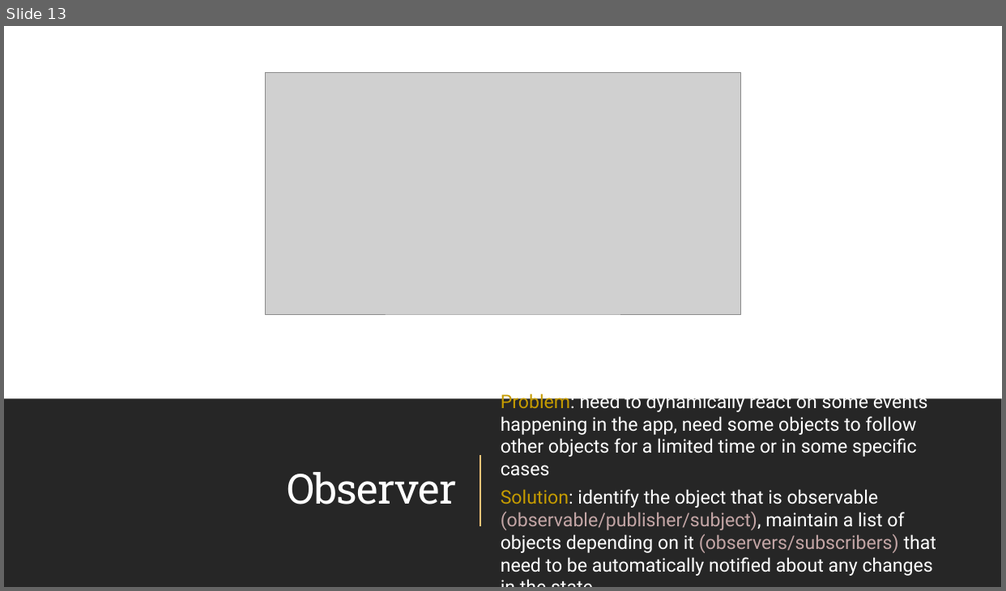
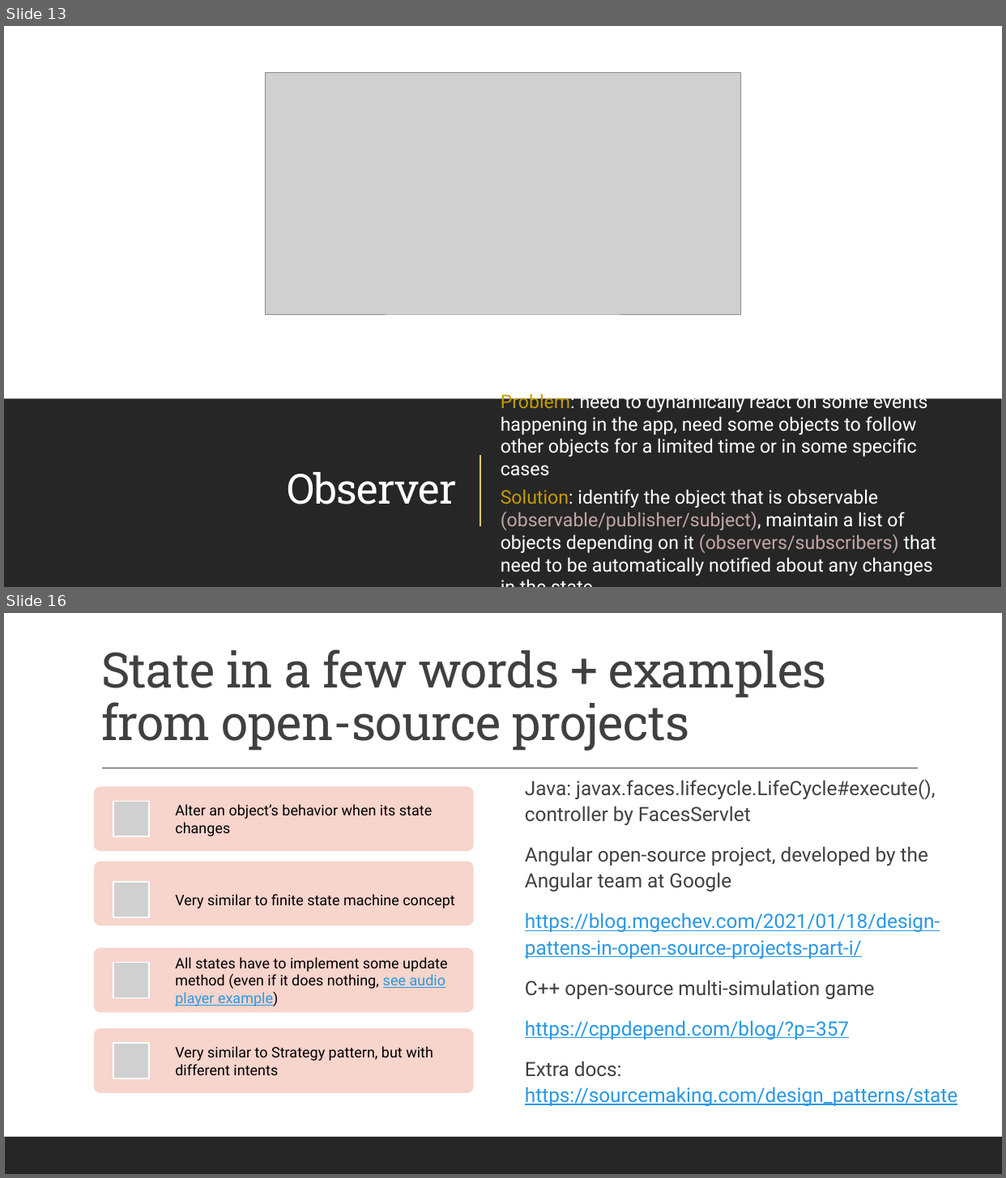
Before and after one commit to amturian/design-patterns, a slide deck: PPT Presentations/DesignPatterns-BehavioralPatterns.pptx. Shown one above the other, each under a label of ours: slide 13 before the commit, slides 13 and 16 after it; the slides between them are not shown. The pictures are 1006x591 and 1006x1178 pixels, drawn with LibreOffice and Linux fonts; fonts in the diff are those of the drawing; grey boxes stand for pictures. Boxes give left, top, right and bottom in pixels: in the first picture for what was removed or moved away, otherwise in the second. Text is boxed around its words. In the diff, an @@ line names an element or a change of style, - is before the commit and + after.

Commit message:
add strategy and template slides

```diff
--- a/PPT Presentations/DesignPatterns-BehavioralPatterns.pptx
+++ b/PPT Presentations/DesignPatterns-BehavioralPatterns.pptx
@@ slide 16 added at (4, 613, 1002, 1174), background #FFFFFF @@
@@ title added at (101, 649, 827, 751), 47 pt, text #404040 @@
+State in a few words + examples from open-source projects
@@ line added from (102, 769) to (918, 769), #404040 1 pt @@
@@ text added at (525, 779, 957, 1106), 19 pt, text #404040 @@
+Java: javax.faces.lifecycle.LifeCycle#execute(), controller by FacesServlet
+Angular open-source project, developed by the Angular team at Google
+https://blog.mgechev.com/2021/01/18/design-pattens-in-open-source-projects-part-i/
+C++ open-source multi-simulation game
+https://cppdepend.com/blog/?p=357
+Extra docs: https://sourcemaking.com/design_patterns/state
@@ group added at (94, 786, 473, 1093): 4 rounded rectangles, 4 pictures, 4 texts @@
+Alter an object’s behavior when its state changes
+Very similar to finite state machine concept
+All states have to implement some update method (even if it does nothing, see audio player example)
+Very similar to Strategy pattern, but with different intents
@@ rectangle added at (4, 1137, 1002, 1174), fill #262626 @@
```
Also in this commit, not shown: 5 other slides added.
